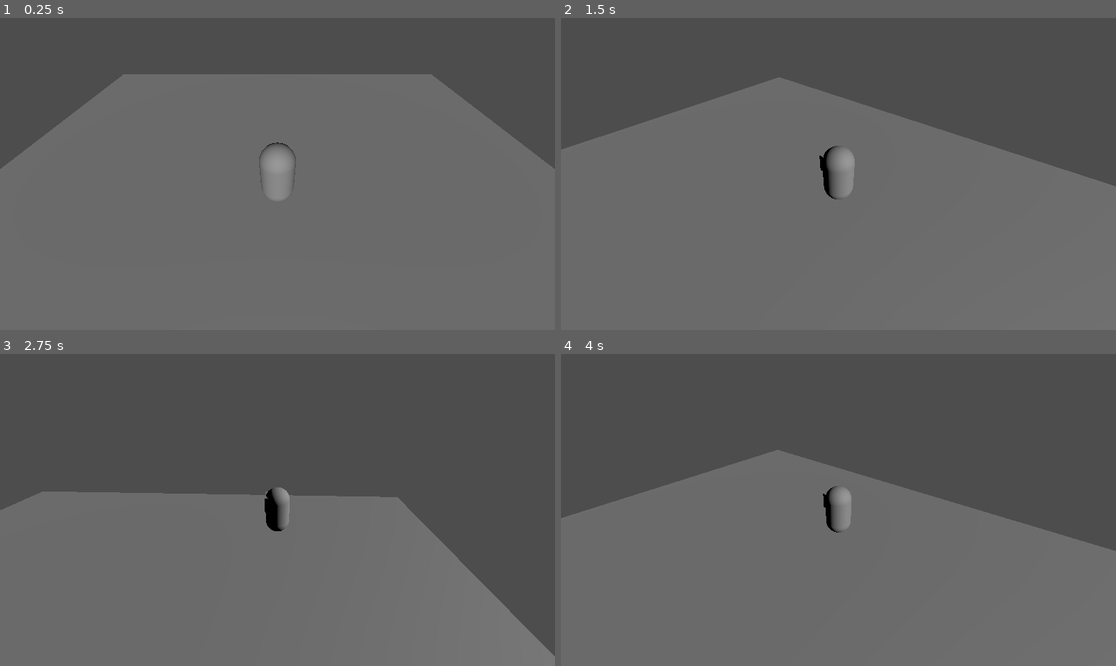
Above: before the commit, frames 1-4 (two rows, left to right).
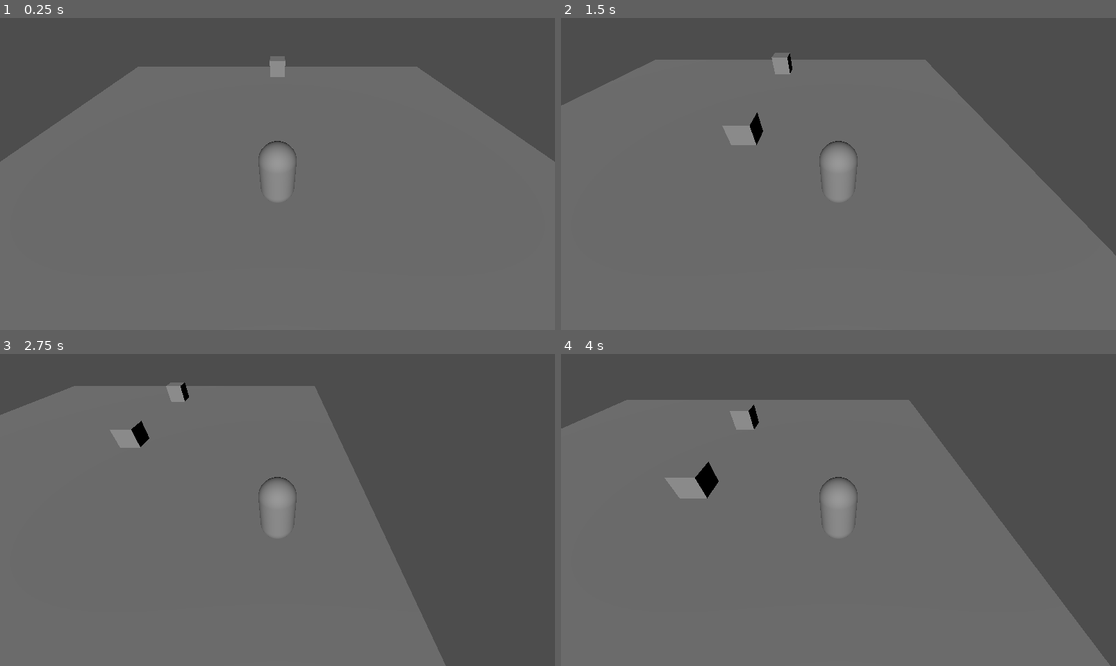
Above: after the commit, the same moments.

Repository: notadoctortired/InvinciKnight
Game: Godot game, scene res://Maps/level.tscn
Two runs of this game, one before a commit and one after it. Both use one fixed random seed, a clock stepped at 60 frames per second and the inputs below.
Inputs:
- Up to frame 1 (0.25 s): no input
- Up to frame 2 (1.5 s): hold D (right) 0.53-1.28 s; hold S (down) from 1.28 s (still down)
- Up to frame 3 (2.75 s): release S (down) at 2.03 s; hold D (right) from 2.03 s (still down)
- Up to frame 4 (4 s): release D (right) at 2.78 s; hold W (up) 2.78-3.53 s; hold A (left) from 3.53 s (still down)

The runs differ from the first frame. In frame 1, 1.9% of the frame differs, in the area x 0-100%, y 12-55%; in frame 2, 14%; in frame 3, 28%, in the area x 0-100%, y 9-100%; in frame 4, 23%.

Commit message:
Added basic AI movement and baked navmesh for test level

Diff:
--- /dev/null
+++ b/AI/Peasant/peasant.tscn
@@ -0,0 +1,23 @@
+[gd_scene format=3 uid="uid://cocfb0a5f300g"]
+
+[ext_resource type="Script" uid="uid://bb4nmf4nsgdxj" path="res://AI/Peasant/peasant_controller.gd" id="1_bt1o5"]
+
+[sub_resource type="BoxMesh" id="BoxMesh_x2occ"]
+
+[sub_resource type="BoxShape3D" id="BoxShape3D_bt1o5"]
+
+[node name="Peasant" type="CharacterBody3D" unique_id=252368505]
+script = ExtResource("1_bt1o5")
+speed = 1.0
+health = 10.0
+
+[node name="MeshInstance3D" type="MeshInstance3D" parent="." unique_id=825856893]
+mesh = SubResource("BoxMesh_x2occ")
+
+[node name="CollisionShape3D" type="CollisionShape3D" parent="." unique_id=8905976]
+shape = SubResource("BoxShape3D_bt1o5")
+
+[node name="NavRoot" type="Node3D" parent="." unique_id=581695110]
+transform = Transform3D(1, 0, 0, 0, 1, 0, 0, 0, 1, 0, -0.5, 0)
+
+[node name="NavigationAgent3D" type="NavigationAgent3D" parent="NavRoot" unique_id=1228599515]
--- /dev/null
+++ b/AI/Peasant/peasant_controller.gd
@@ -0,0 +1,54 @@
+extends CharacterBody3D
+
+@export_category("Values")
+@export var speed: float
+@export var health: float
+
+var move_target_pos = Vector3(0,0,0)
+
+@onready var navigation_agent = $NavRoot/NavigationAgent3D
+@onready var root = get_tree().root.get_child(0)
+
+func _ready():
+	navigation_agent.path_desired_distance = 0.5
+	navigation_agent.target_desired_distance = 0.5
+
+	actor_setup.call_deferred()
+
+	var koth = root.get_node("KOTH")
+
+	if koth != null:
+		var nav_points = koth.get_node("NavPoints").get_children()
+		var point = randi_range(0,nav_points.size()-1) # Reduce by one to correct index
+
+		move_target_pos = nav_points[point].global_position
+
+func actor_setup():
+	await get_tree().physics_frame
+
+func set_movement_target(target):
+	navigation_agent.set_target_position(target)
+
+func _physics_process(delta):
+	set_movement_target(move_target_pos)
+
+	if health == 0:
+		kill_actor()
+
+	if NavigationServer3D.map_get_iteration_id(navigation_agent.get_navigation_map()) == 0:
+		return
+	if navigation_agent.is_navigation_finished():
+		return
+
+	var current_agent_pos = global_position
+	var next_path_pos = navigation_agent.get_next_path_position()
+
+	velocity = current_agent_pos.direction_to(next_path_pos) * speed
+
+	if not is_on_floor():
+		velocity += get_gravity() * delta
+
+	move_and_slide()
+
+func kill_actor():
+	queue_free()
--- /dev/null
+++ b/Buildings/KOTH Point/koth.tscn
@@ -0,0 +1,35 @@
+[gd_scene format=3 uid="uid://dlmbg8leeltp"]
+
+[sub_resource type="BoxMesh" id="BoxMesh_abbl6"]
+
+[sub_resource type="BoxShape3D" id="BoxShape3D_12cdk"]
+
+[sub_resource type="SphereShape3D" id="SphereShape3D_3yu1c"]
+radius = 7.0
+
+[node name="KOTH" type="StaticBody3D" unique_id=1872317103]
+
+[node name="MeshInstance3D" type="MeshInstance3D" parent="." unique_id=1494263024]
+mesh = SubResource("BoxMesh_abbl6")
+
+[node name="CollisionShape3D" type="CollisionShape3D" parent="." unique_id=253822014]
+shape = SubResource("BoxShape3D_12cdk")
+
+[node name="KOTHArea" type="Area3D" parent="." unique_id=1557360487]
+
+[node name="CollisionShape3D" type="CollisionShape3D" parent="KOTHArea" unique_id=894227305]
+shape = SubResource("SphereShape3D_3yu1c")
+
+[node name="NavPoints" type="Node3D" parent="." unique_id=96690713]
+
+[node name="Nav1" type="Node3D" parent="NavPoints" unique_id=458052078]
+transform = Transform3D(1, 0, 0, 0, 1, 0, 0, 0, 1, 3, 0, 0)
+
+[node name="Nav2" type="Node3D" parent="NavPoints" unique_id=735929883]
+transform = Transform3D(1, 0, 0, 0, 1, 0, 0, 0, 1, 0, 0, -3)
+
+[node name="Nav3" type="Node3D" parent="NavPoints" unique_id=554216076]
+transform = Transform3D(1, 0, 0, 0, 1, 0, 0, 0, 1, 0, 0, 3)
+
+[node name="Nav4" type="Node3D" parent="NavPoints" unique_id=1894584937]
+transform = Transform3D(1, 0, 0, 0, 1, 0, 0, 0, 1, -3, 0, 0)
--- a/Maps/level.tscn
+++ b/Maps/level.tscn
@@ -1,11 +1,20 @@
 [gd_scene format=3 uid="uid://maieoldkwsi5"]
 
 [ext_resource type="PackedScene" uid="uid://d1oagnssopcyo" path="res://Player/player.tscn" id="1_rdtea"]
+[ext_resource type="PackedScene" uid="uid://dlmbg8leeltp" path="res://Buildings/KOTH Point/koth.tscn" id="2_8m33b"]
+[ext_resource type="PackedScene" uid="uid://cocfb0a5f300g" path="res://AI/Peasant/peasant.tscn" id="3_obos6"]
 
 [sub_resource type="BoxMesh" id="BoxMesh_5xgho"]
 
 [sub_resource type="BoxShape3D" id="BoxShape3D_u52ul"]
 size = Vector3(21, 1, 21)
+
+[sub_resource type="NavigationMesh" id="NavigationMesh_obos6"]
+vertices = PackedVector3Array(-10, 1.1, -10, -10, 1.1, 10, 10, 1.1, 10, 10, 1.1, -10)
+polygons = [PackedInt32Array(3, 2, 0), PackedInt32Array(0, 2, 1)]
+
+[sub_resource type="PlaneMesh" id="PlaneMesh_obos6"]
+size = Vector2(21, 21)
 
 [node name="Level" type="Node3D" unique_id=2013447816]
 
@@ -19,7 +28,20 @@
 shape = SubResource("BoxShape3D_u52ul")
 
 [node name="Player" parent="." unique_id=1806675999 instance=ExtResource("1_rdtea")]
-transform = Transform3D(1, 0, 0, 0, 1, 0, 0, 0, 1, 0, 2, 0)
+transform = Transform3D(1, 0, 0, 0, 1, 0, 0, 0, 1, 0, 2, 2)
 
 [node name="DirectionalLight3D" type="DirectionalLight3D" parent="." unique_id=1039218464]
 transform = Transform3D(1, 0, 0, 0, 0.8660254, 0.5, 0, -0.5, 0.8660254, 0, 5, 0)
+
+[node name="KOTH" parent="." unique_id=1872317103 instance=ExtResource("2_8m33b")]
+transform = Transform3D(1, 0, 0, 0, 1, 0, 0, 0, 1, 0, 1, 0)
+
+[node name="Peasant" parent="." unique_id=252368505 instance=ExtResource("3_obos6")]
+transform = Transform3D(1, 0, 0, 0, 1, 0, 0, 0, 1, 0, 1, -9)
+
+[node name="NavigationRegion3D" type="NavigationRegion3D" parent="." unique_id=217935255]
+navigation_mesh = SubResource("NavigationMesh_obos6")
+
+[node name="RegionOne" type="MeshInstance3D" parent="NavigationRegion3D" unique_id=494417816]
+transform = Transform3D(1, 0, 0, 0, 1, 0, 0, 0, 1, 0, 0.6, 0)
+mesh = SubResource("PlaneMesh_obos6")
--- a/Player/player.tscn
+++ b/Player/player.tscn
@@ -37,15 +37,15 @@
 shape = SubResource("BoxShape3D_btcbx")
 
 [node name="SlashArea" parent="PlayerBody" unique_id=2015310752 instance=ExtResource("2_btcbx")]
-transform = Transform3D(1, 0, 0, 0, 1, 0, 0, 0, 1, 0.6, 0, 0)
+transform = Transform3D(-4.371139e-08, 0, 1, 0, 1, 0, -1, 0, -4.371139e-08, 0, 0, -0.6)
 
 [node name="Timer" type="Timer" parent="PlayerBody/SlashArea" unique_id=1374999955]
 
-[node name="Camera" type="Camera3D" parent="." unique_id=1293427983 node_paths=PackedStringArray("target_follow", "target_look")]
+[node name="CameraSocket" type="Node3D" parent="PlayerBody" unique_id=1018338127]
+transform = Transform3D(1, 0, 0, 0, 1, 0, 0, 0, 1, 0, 4, 4)
+
+[node name="Camera" type="Camera3D" parent="PlayerBody" unique_id=1293427983 node_paths=PackedStringArray("target_follow", "target_look")]
 script = ExtResource("2_4ntmi")
 target_follow = NodePath("../CameraSocket")
-target_look = NodePath("../PlayerBody")
+target_look = NodePath("..")
 follow_speed = 10.0
-
-[node name="CameraSocket" type="Node3D" parent="." unique_id=1018338127]
-transform = Transform3D(1, 0, 0, 0, 1, 0, 0, 0, 1, 0, 4, 4)
--- a/Player/slasharea.tscn
+++ b/Player/slasharea.tscn
@@ -2,12 +2,23 @@
 
 [ext_resource type="Script" uid="uid://cxdfioyxn0d8u" path="res://Player/Scripts/Attacks/slash_hit.gd" id="1_dyx22"]
 
+[sub_resource type="StandardMaterial3D" id="StandardMaterial3D_dyx22"]
+albedo_color = Color(0, 1, 0, 1)
+
+[sub_resource type="BoxMesh" id="BoxMesh_dyx22"]
+material = SubResource("StandardMaterial3D_dyx22")
+size = Vector3(0.3, 0.3, 1.5)
+
 [sub_resource type="BoxShape3D" id="BoxShape3D_tjepn"]
-size = Vector3(1.5, 0.4, 1)
+size = Vector3(1.8, 0.4, 2)
 
 [node name="SlashArea" type="Area3D" unique_id=2015310752]
 script = ExtResource("1_dyx22")
 
+[node name="placeholder sword" type="MeshInstance3D" parent="." unique_id=2007579740]
+transform = Transform3D(-4.371139e-08, 0, -1, 0, 1, 0, 1, 0, -4.371139e-08, 0.1, 0, 0)
+mesh = SubResource("BoxMesh_dyx22")
+
 [node name="Hitbox" type="CollisionShape3D" parent="." unique_id=70900018]
 transform = Transform3D(1, 0, 0, 0, 1, 0, 0, 0, 1, 0.25, -1.4901161e-08, 0)
 shape = SubResource("BoxShape3D_tjepn")
Not shown, added: AI/Peasant/peasant_controller.gd.uid
